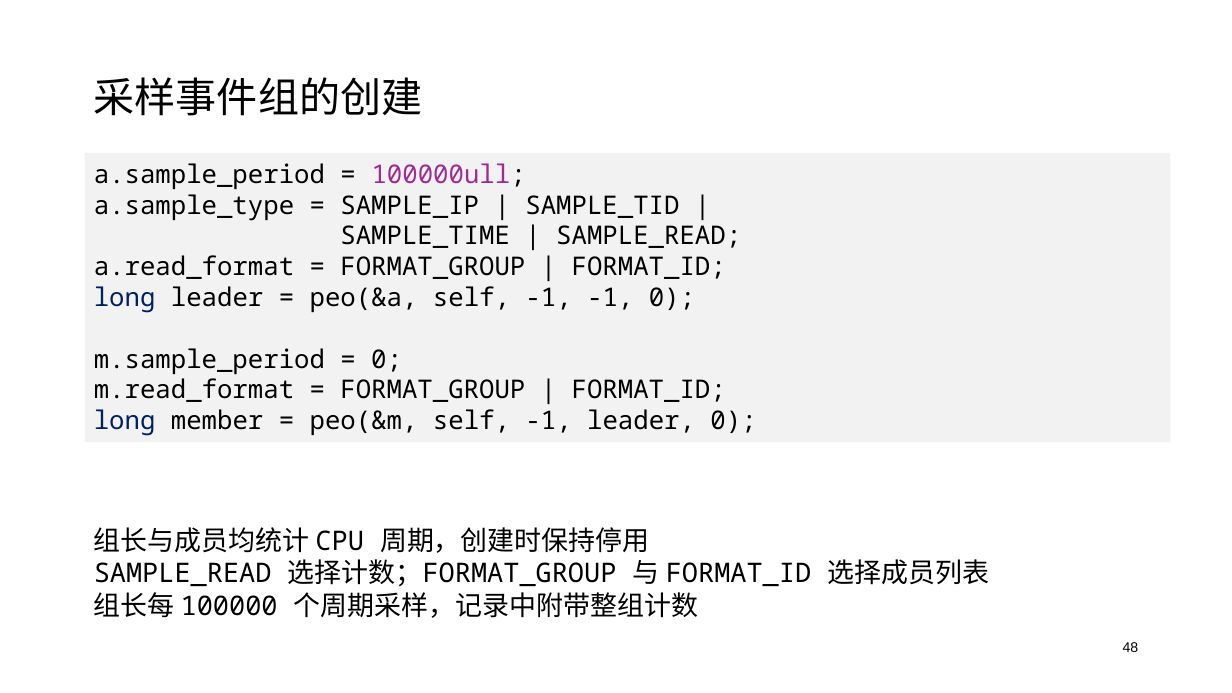
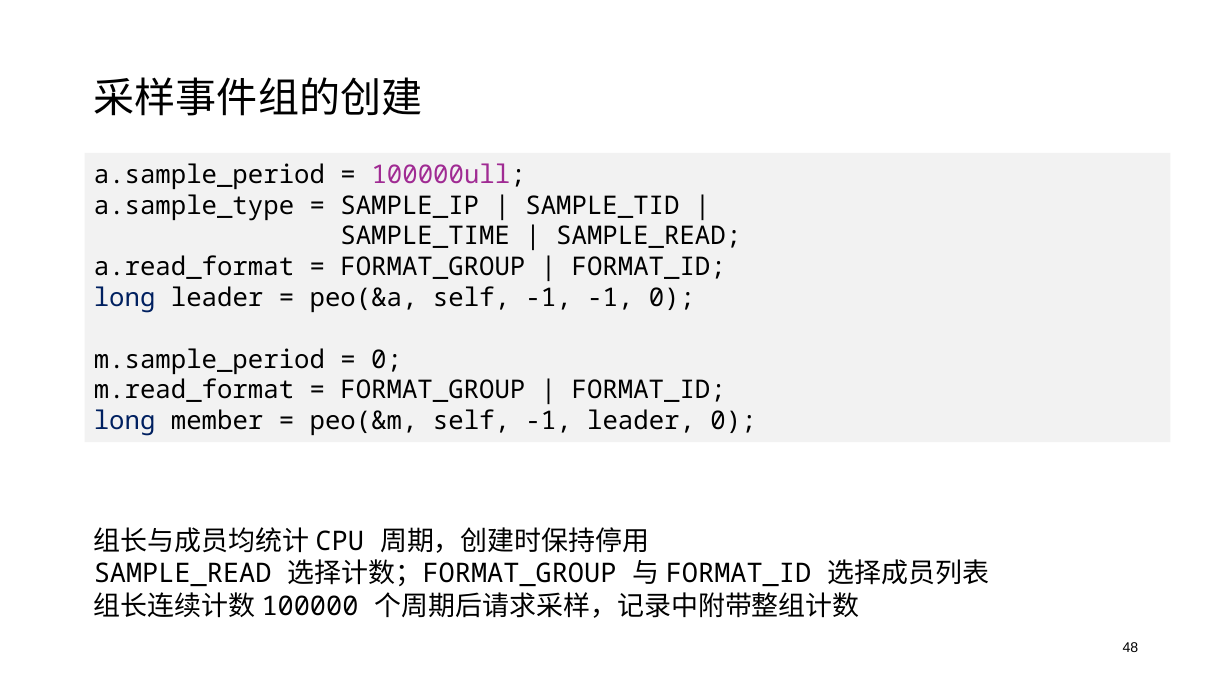
Before and after one commit to oscomp-posad/tgoskits, a slide deck: slide 48 of docs/presentations/starryos-perf.pptx. Drawn at 1232x693 pixels with LibreOffice and Linux fonts; fonts in the diff are those of the drawing. Boxes give left, top, right and bottom in pixels: in the first picture for what was removed or moved away, otherwise in the second. Text is boxed around its words. In the diff, an @@ line names an element or a change of style, - is before the commit and + after.

```diff
--- a/docs/presentations/starryos-perf.pptx
+++ b/docs/presentations/starryos-perf.pptx
@@ text at [94,592,860,618]: text changed @@
-组长每 100000 个周期采样，记录中附带整组计数
+组长连续计数 100000 个周期后请求采样，记录中附带整组计数
```
Also in this commit, not shown: 7 other slides changed, 1 other file.
